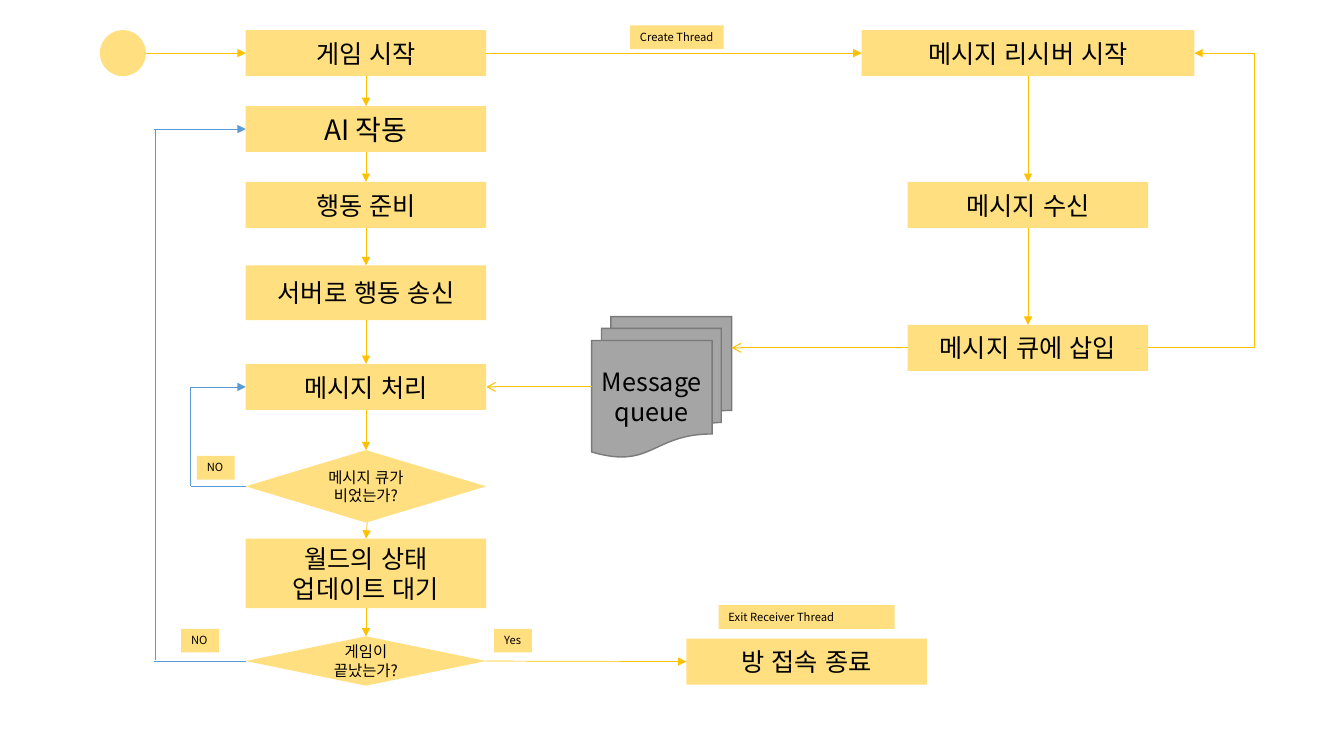
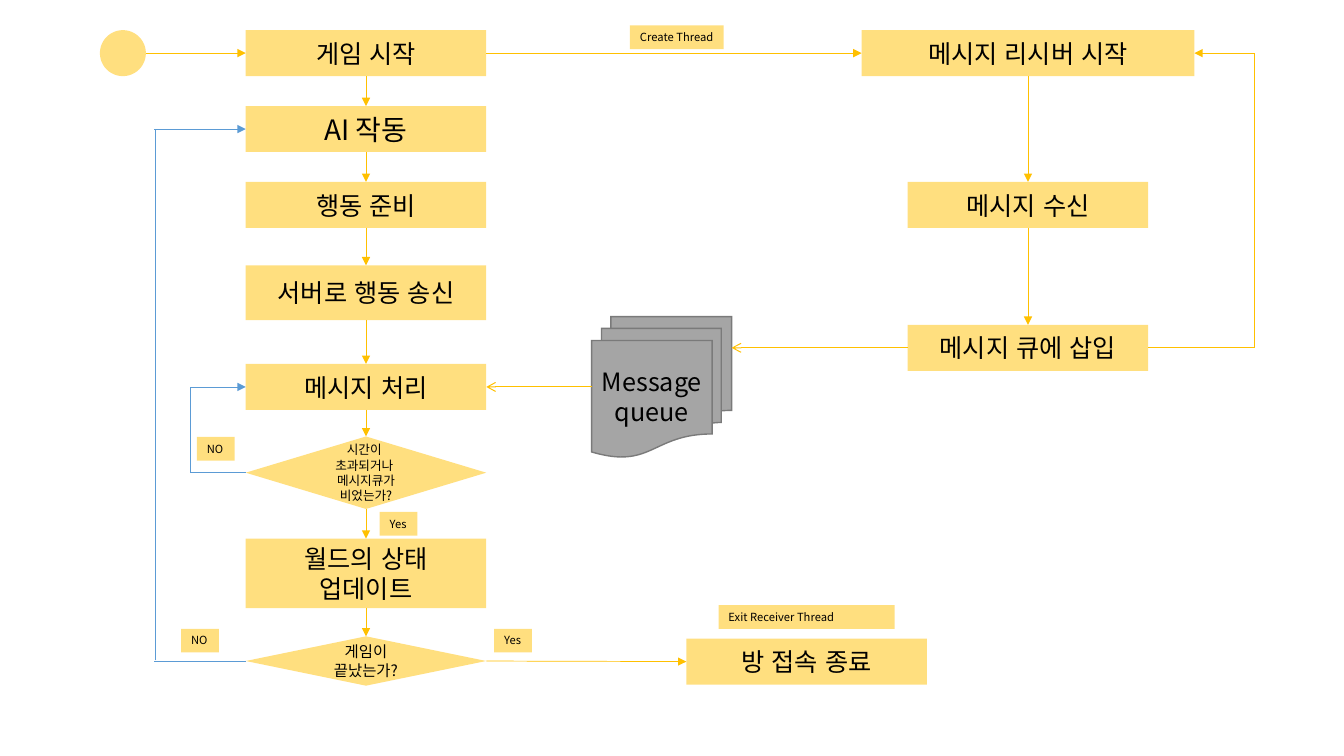
Before and after one commit to Lyricia/2017-Network-Game-Programming, a slide deck: slide 5 of Docs/Network High Level Design.pptx. Drawn at 1344x756 pixels with LibreOffice and Linux fonts; fonts in the diff are those of the drawing. Boxes give left, top, right and bottom in pixels: in the first picture for what was removed or moved away, otherwise in the second. Text is boxed around its words. In the diff, an @@ line names an element or a change of style, - is before the commit and + after.

```diff
--- a/Docs/Network High Level Design.pptx
+++ b/Docs/Network High Level Design.pptx
@@ line moved from (191, 487) - (191, 387) to (191, 473) - (191, 387) @@
@@ arrow moved from (366, 410) - (366, 451) to (366, 410) - (366, 437) @@
@@ rectangle "NO" moved from (x1=197, y1=456, x2=235, y2=480) to (x1=197, y1=438, x2=235, y2=462) @@
@@ diamond "시간이" moved from (x1=246, y1=451, x2=487, y2=523) to (x1=246, y1=437, x2=487, y2=509) @@
@@ text in diamond at (x1=335, y1=441, x2=395, y2=486): text changed; size 11 to 9 pt @@
-메시지 큐가
+시간이
+초과되거나
+메시지큐가
@@ line moved from (246, 487) - (191, 487) to (246, 473) - (191, 473) @@
@@ text in diamond at (x1=340, y1=489, x2=392, y2=504): size 11 to 9 pt in "비었는가?" @@
@@ arrow moved from (367, 522) - (366, 538) to (366, 509) - (366, 538) @@
@@ rectangle added at (x1=380, y1=512, x2=417, y2=536), fill #FFC000 at 50% opacity, 8 pt, text #000000 @@
+Yes
@@ text in rectangle at (x1=320, y1=577, x2=413, y2=600): text changed @@
-업데이트 대기
+업데이트
```
Also in this commit, not shown: 1 other slide changed, 2 other files.
